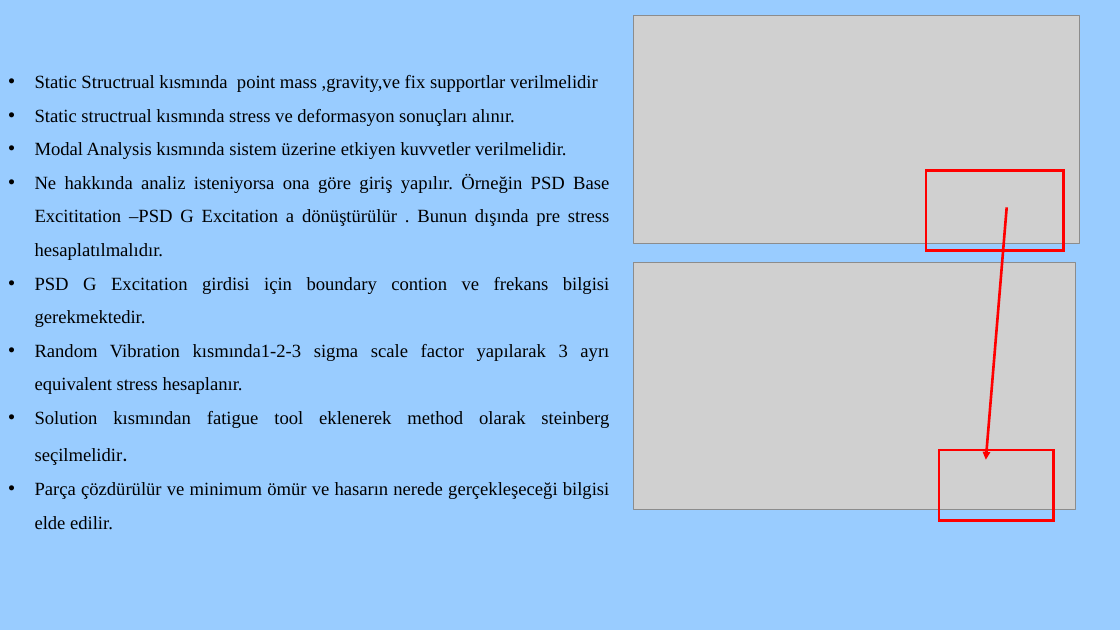
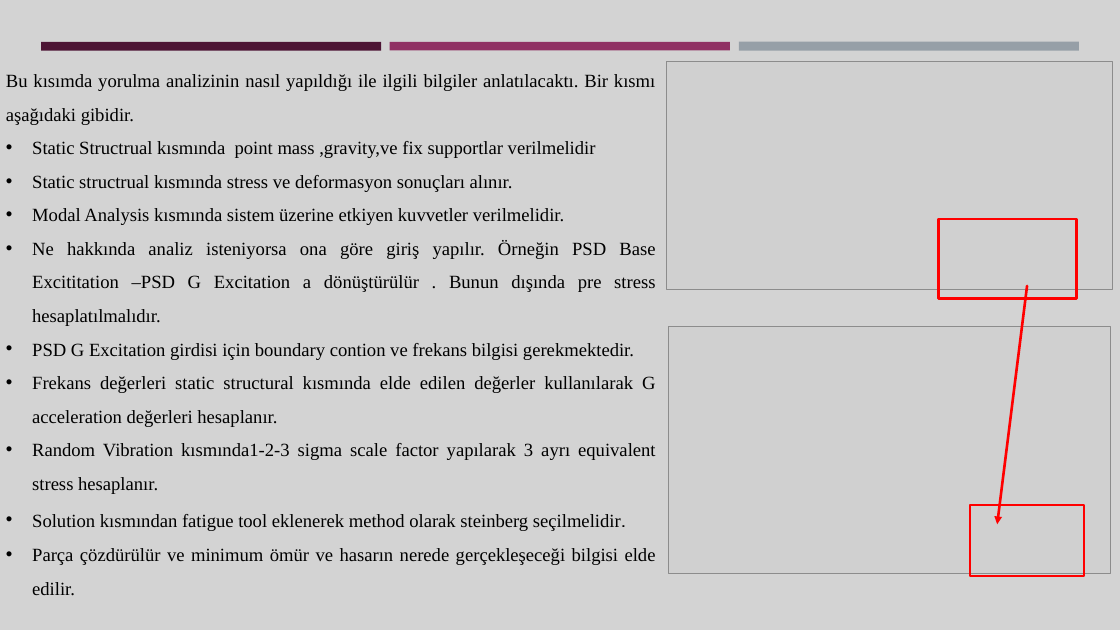
Before and after one commit to Gamze1304/black, a slide deck: slide 10 of Gamze Saçmaözü aselsan sunum.pptx (slide 8 before the commit). Drawn at 1120x630 pixels with LibreOffice and Linux fonts; fonts in the diff are those of the drawing; grey boxes stand for pictures. Boxes give left, top, right and bottom in pixels: in the first picture for what was removed or moved away, otherwise in the second. Text is boxed around its words. In the diff, an @@ line names an element or a change of style, - is before the commit and + after.

```diff
--- a/Gamze Saçmaözü aselsan sunum.pptx
+++ b/Gamze Saçmaözü aselsan sunum.pptx
@@ background #99CCFF to #D3D3D3 @@
@@ rectangle added at (x1=41, y1=42, x2=381, y2=50), fill #4D1434 @@
@@ rectangle added at (x1=390, y1=42, x2=730, y2=50), fill #903163 @@
@@ rectangle added at (x1=739, y1=42, x2=1079, y2=51), fill #969FA7 @@
@@ text at (x1=6, y1=74, x2=655, y2=125): paragraph added @@
+Bu kısımda yorulma analizinin nasıl yapıldığı ile ilgili bilgiler anlatılacaktı. Bir kısmı aşağıdaki gibidir.
@@ picture moved from (x1=634, y1=16, x2=1080, y2=244) to (x1=667, y1=61, x2=1112, y2=289) @@
@@ rectangle moved from (x1=926, y1=171, x2=1064, y2=250) to (x1=939, y1=219, x2=1077, y2=299) @@
@@ arrow moved from (1007, 208) - (986, 460) to (1028, 286) - (997, 524) @@
@@ picture moved from (x1=634, y1=263, x2=1075, y2=510) to (x1=669, y1=327, x2=1110, y2=574) @@
@@ text at (x1=32, y1=376, x2=655, y2=427): paragraph added @@
+• Frekans değerleri static structural kısmında elde edilen değerler kullanılarak G acceleration değerleri hesaplanır.
@@ rectangle moved from (x1=939, y1=450, x2=1054, y2=521) to (x1=970, y1=505, x2=1085, y2=576) @@
@@ text at (x1=32, y1=514, x2=621, y2=531): font Calibri to Cabin in "seçilmelidir." @@
```
Also in this commit, not shown: 6 other slides changed, 17 slides added, 1 slide removed.
